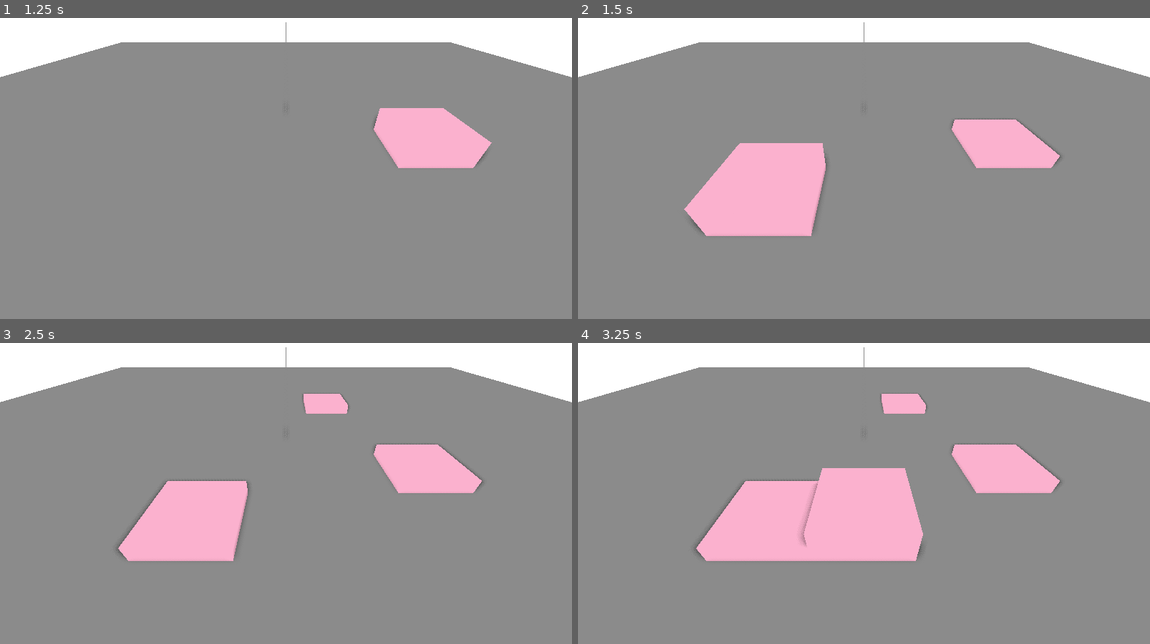
Above: before the commit, frames 1-4 (two rows, left to right).
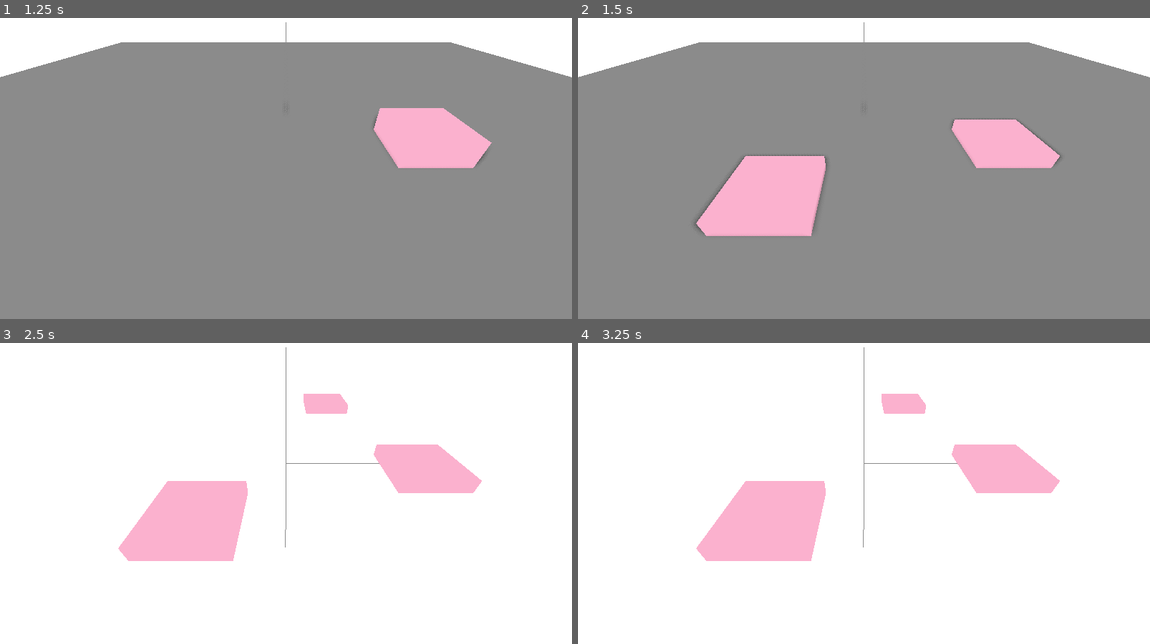
Above: after the commit, the same moments.

Repository: kotofeyy/cozy_lego_game
Game: Godot game, scene res://scenes/main.tscn
Same seed, same stepped clock (60 frames per second), same inputs: the game is played once before the commit and once after it.
Inputs (mouse positions are in pixels of both pictures, inside the frame that each line leads up to):
- Up to frame 1 (1.25 s): tap Enter at 0.5 s; move the mouse to (411, 141) at 0.52 s; press the mouse at (411, 141) at 0.53 s; right-click (411, 141) at 0.8 s
- Up to frame 2 (1.5 s): tap Space at 1.25 s; move the mouse to (749, 174) at 1.27 s; release the mouse at (749, 174) at 1.28 s; right-click (749, 174) at 1.35 s
- Up to frame 3 (2.5 s): click (171, 499) at 1.55 s; tap Enter at 2 s; move the mouse to (343, 412) at 2.02 s; press the mouse at (343, 412) at 2.03 s; right-click (343, 412) at 2.3 s
- Up to frame 4 (3.25 s): tap Space at 2.75 s; move the mouse to (835, 547) at 2.77 s; release the mouse at (835, 547) at 2.78 s; tap Middle mouse button (mouse_middle_action) at 2.85 s; click (835, 547) at 3.05 s

Frame 1 is identical in both runs. In frame 2, 1.4% of the frame differs, in the area x 18-44%, y 41-69%; in frame 3, 82%; in frame 4, 82%, in the area x 0-100%, y 8-100%.

Commit message:
удаление блоков

Diff:
--- a/code/installation_of_blocks.gd
+++ b/code/installation_of_blocks.gd
@@ -4,17 +4,18 @@
 
 var build_delay = 0.11  # Пауза между блоками в секундах
 var build_timer = 0.0   # Текущий отсчет
-
+var type_current_block
 
 
 func _ready() -> void:
-	pass
+	type_current_block = tiles.get_groups()
 
 
 func _process(delta: float) -> void:
 	var info = get_mouse_3d_pos()
 	var pos = info["pos"]
 	var type = info["type"]
+	var object = info["collider"]
 	print("type - ", type)
 	if pos:
 		tiles.global_position = pos
@@ -24,10 +25,13 @@
 	if build_timer > 0:
 		build_timer -= delta
 
-	if Input.is_action_pressed("mouse_action")and build_timer <= 0:
-		if not type.has("tiles"):
+	if Input.is_action_pressed("mouse_action") and build_timer <= 0:
+		# чтобы плитки не ставились друг на друга, проверяю по группам
+		if not type==type_current_block:
 			place_block()
 			build_timer = build_delay # Сбрасываем таймер
+	if Input.is_action_just_pressed("mouse_del"):
+		object.queue_free()
 
 
 func place_block() -> void:
@@ -53,6 +57,7 @@
 
 	var final_pos
 	var type
+	var collider
 	if result:
 
 		var hit_pos = result.position
@@ -61,7 +66,7 @@
 		# Высота вашего полублока (замените на реальную, если она не 0.5)
 		var block_height = 1
 
-		var collider = result.collider
+		collider = result.collider
 
 		# Сдвигаем позицию на половину высоты ВДОЛЬ нормали
 		# Так блок всегда встанет ПОВЕРХ грани, а не внутрь
@@ -79,5 +84,6 @@
 		type = collider.get_groups()
 	return {
 		"pos": final_pos,
-		"type": type
+		"type": type,
+		"collider": collider
 	}
--- a/project.godot
+++ b/project.godot
@@ -37,6 +37,11 @@
 "events": [Object(InputEventMouseButton,"resource_local_to_scene":false,"resource_name":"","device":-1,"window_id":0,"a …(256 unchanged characters)…
 ]
 }
+mouse_del={
+"deadzone": 0.5,
+"events": [Object(InputEventMouseButton,"resource_local_to_scene":false,"resource_name":"","device":-1,"window_id":0,"alt_pressed":false,"shift_pressed":false,"ctrl_pressed":false,"meta_pressed":false,"button_mask":2,"position":Vector2(240, 12),"global_position":Vector2(249, 60),"factor":1.0,"button_index":2,"canceled":false,"pressed":true,"double_click":false,"script":null)
+]
+}
 
 [physics]
 
